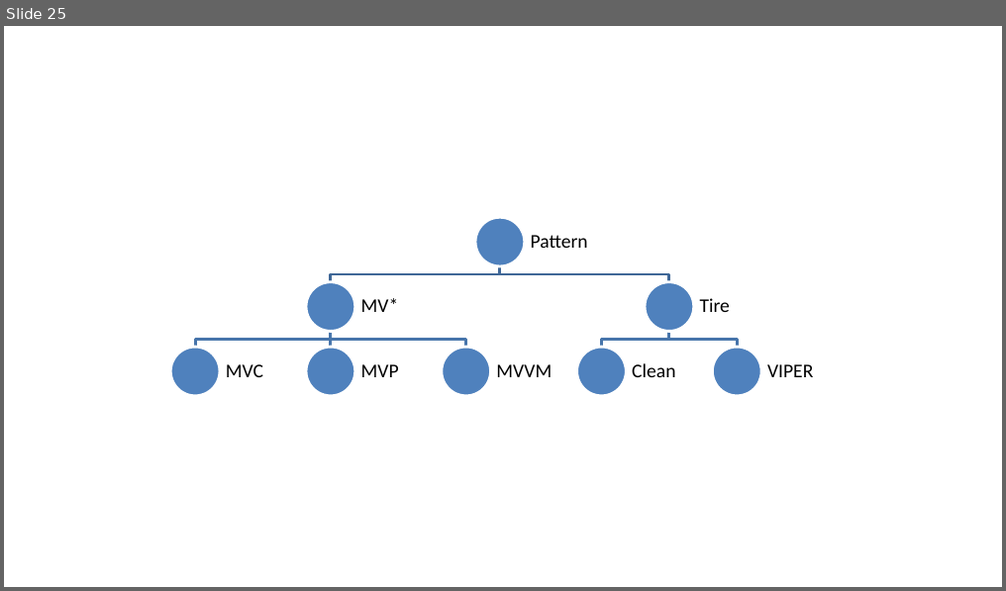
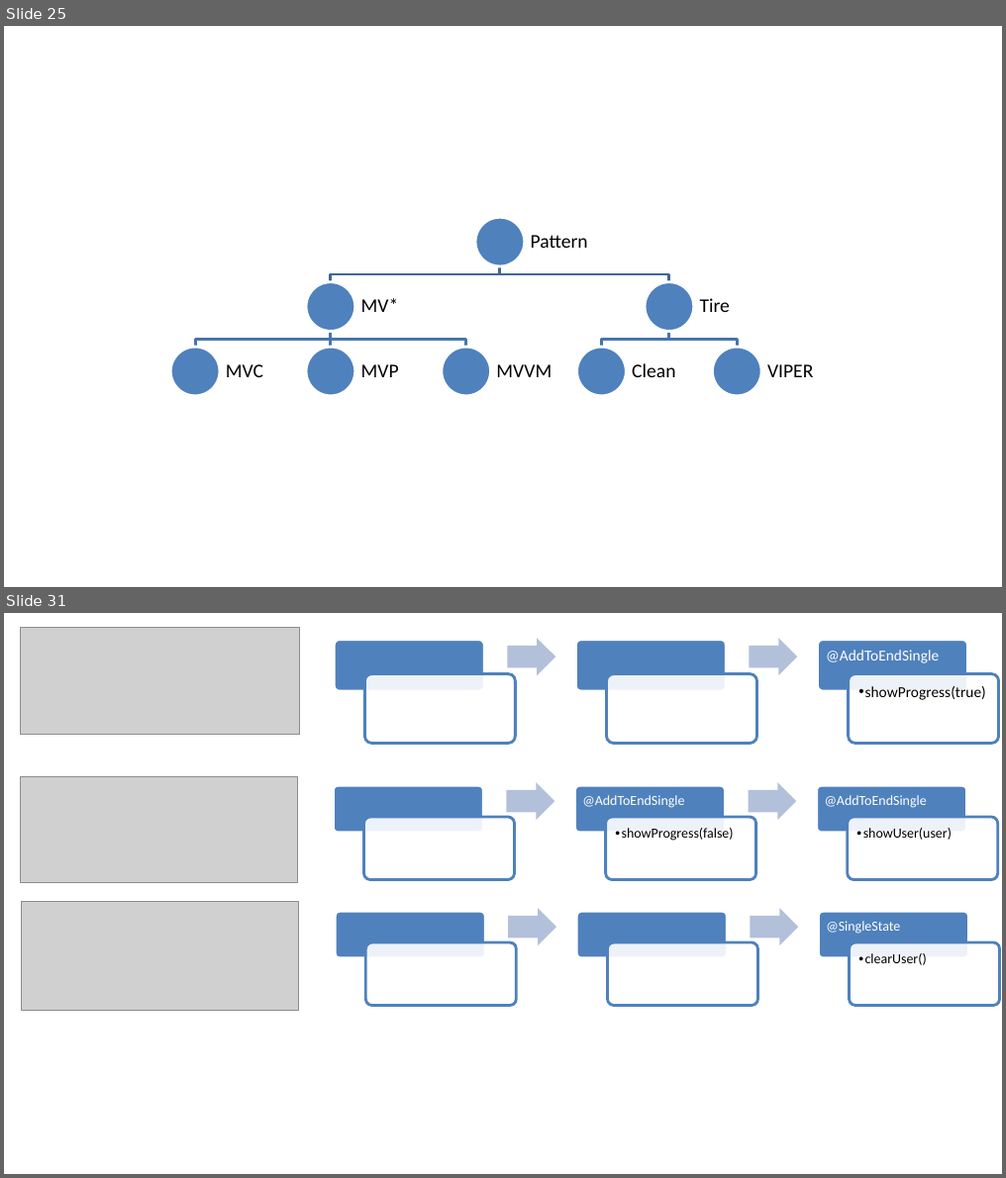
Before and after one commit to avaytsekhovskiy/zen-architecture, a slide deck: src/graphs.pptx. Shown one above the other, each under a label of ours: slide 25 before the commit, slides 25 and 31 after it; the slides between them are not shown. The pictures are 1006x591 and 1006x1178 pixels, drawn with LibreOffice and Linux fonts; fonts in the diff are those of the drawing; grey boxes stand for pictures. Boxes give left, top, right and bottom in pixels: in the first picture for what was removed or moved away, otherwise in the second. Text is boxed around its words. In the diff, an @@ line names an element or a change of style, - is before the commit and + after.

```diff
--- a/src/graphs.pptx
+++ b/src/graphs.pptx
@@ slide 31 added at bbox=[4, 613, 1002, 1174], background #FFFFFF @@
@@ picture added at bbox=[21, 628, 300, 735] @@
@@ group added at bbox=[335, 638, 999, 743]: 6 rounded rectangles, 2 right arrows, 2 texts @@
+@AddToEndSingle
+  •• showProgress(true)
@@ picture added at bbox=[21, 777, 297, 882] @@
@@ group added at bbox=[334, 782, 998, 879]: 6 rounded rectangles, 4 texts, 2 right arrows @@
+@AddToEndSingle
+  •• showProgress(false)
+@AddToEndSingle
+  •• showUser(user)
@@ picture added at bbox=[22, 902, 298, 1011] @@
@@ group added at bbox=[336, 908, 1000, 1005]: 6 rounded rectangles, 2 right arrows, 2 texts @@
+@SingleState
+  •• clearUser()
```
Also in this commit, not shown: 7 other slides added, 1 other file.
